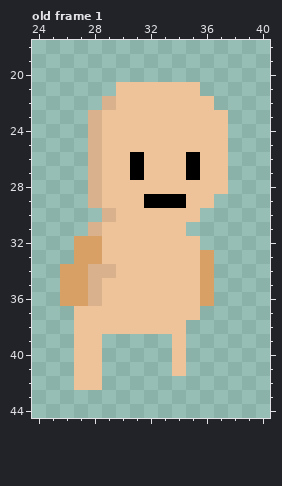
Pixel-art file: WoW.Client/Content/Data/Characters/human_spritesheet.ase. This is how it looked before the edit.
32x32 pixels, 1 frame. Shown: old frame 1: x 24..40, y 18..44. The old version is drawn lined up with the new one, on the new canvas. The commit also changed other frames, which this record leaves out.
New version:
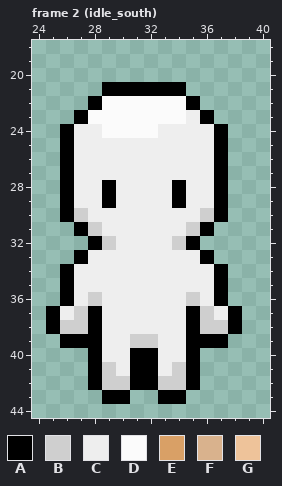
Palette (. is transparent): A #000000  B #cfcfcf  C #eeeeee  D #fbfbfb  E #d9a066  F #d9b28d  G #eec39a
A new or re-ordered frame is compared with the old frame closest to it.
Message: Begin networked character animations
Edits made:
canvas 32x32 -> 64x64, the old top-left corner now at 16,13
frames 1 -> 4
--- frame 2 (idle_south) is new; against old frame 1
@@ x 24..40 @@
 20 .................
-21 ......GGGGGG.....
-22 .....FGGGGGGG....
-23 ....FGGGGGGGGG...
-24 ....FGGGGGGGGG...
-25 ....FGGGGGGGGG...
-26 ....FGGAGGGAGG...
-27 ....FGGAGGGAGG...
-28 ....FGGGGGGGGG...
-29 ....FGGGAAAGG....
-30 .....FGGGGGG.....
-31 ....FGGGGGG......
-32 ...EEGGGGGGG.....
-33 ...EEGGGGGGGE....
-34 ..EEFFGGGGGGE....
-35 ..EEFGGGGGGGE....
-36 ..EEFGGGGGGGE....
-37 ...GGGGGGGGG.....
-38 ...GGGGGGGG......
-39 ...GG.....G......
-40 ...GG.....G......
-41 ...GG.....G......
-42 ...GG............
-43 .................
+21 .....AAAAAA......
+22 ....ADDDDDDA.....
+23 ...ADDDDDDDCA....
+24 ..ACCDDDDCCCCA...
+25 ..ACCCCCCCCCCA...
+26 ..ACCCCCCCCCCA...
+27 ..ACCCCCCCCCCA...
+28 ..ACCACCCCACCA...
+29 ..ACCACCCCACCA...
+30 ..ABCCCCCCCCBA...
+31 ...ABCCCCCCBA....
+32 ....ABCCCCBA.....
+33 ...ACCCCCCCCA....
+34 ..ACCCCCCCCCCA...
+35 ..ACCCCCCCCCCA...
+36 ..ACBCCCCCCBCA...
+37 .ACBACCCCCCABCA..
+38 .ABBACCCCCCABBA..
+39 ..AAACCBBCCAAA...
+40 ....ACCAACCA.....
+41 ....ABCAACBA.....
+42 ....ABBAABBA.....
+43 .....AA..AA......
 44 .................
Where, in picture pixels (left, top, right, bottom), the same in both pictures:
changed: (46, 82, 242, 404)
